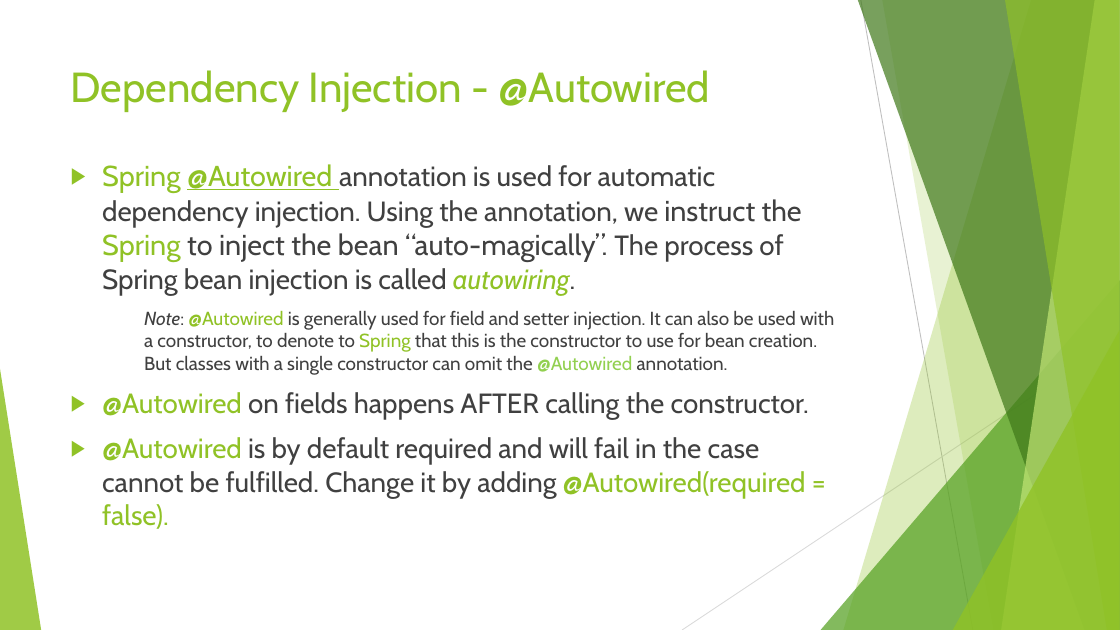
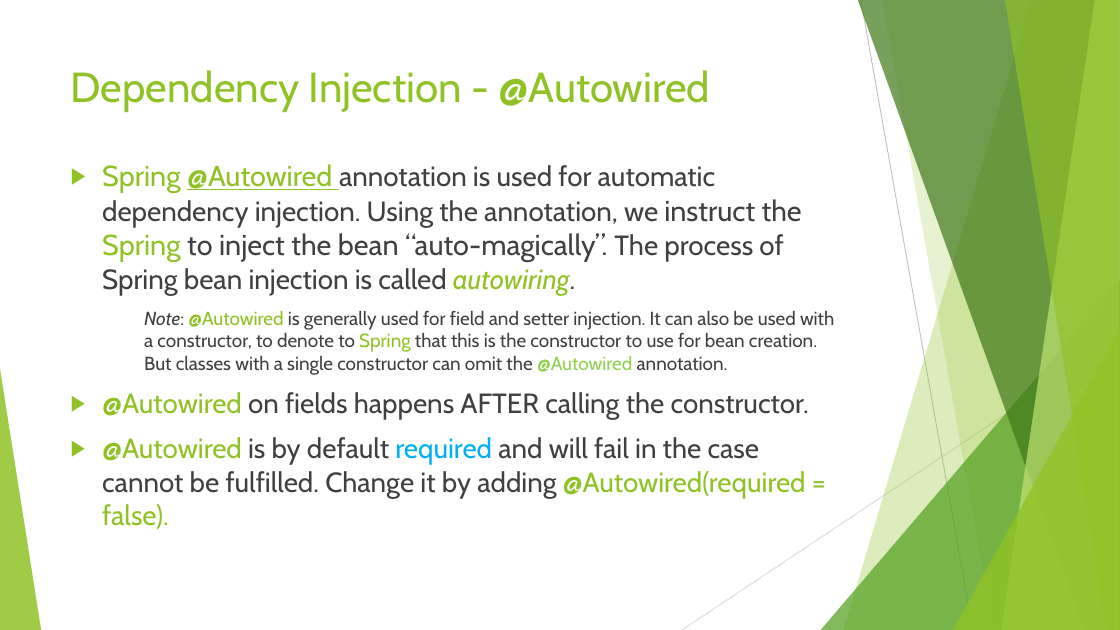
Before and after one commit to ybensman/SpringDemo, a slide deck: slide 28 of Spring_Beginners_1_SpringBootAndCore.pptx (slide 29 before the commit). Drawn at 1120x630 pixels with LibreOffice and Linux fonts; fonts in the diff are those of the drawing. Boxes give left, top, right and bottom in pixels: in the first picture for what was removed or moved away, otherwise in the second. Text is boxed around its words. In the diff, an @@ line names an element or a change of style, - is before the commit and + after.

```diff
--- a/Spring_Beginners_1_SpringBootAndCore.pptx
+++ b/Spring_Beginners_1_SpringBootAndCore.pptx
@@ text at box(102, 437, 806, 529): text colour #404040 to #00B0F0 in "required" @@
```
Also in this commit, not shown: 13 other slides changed, 14 slides removed, 1 other file.
